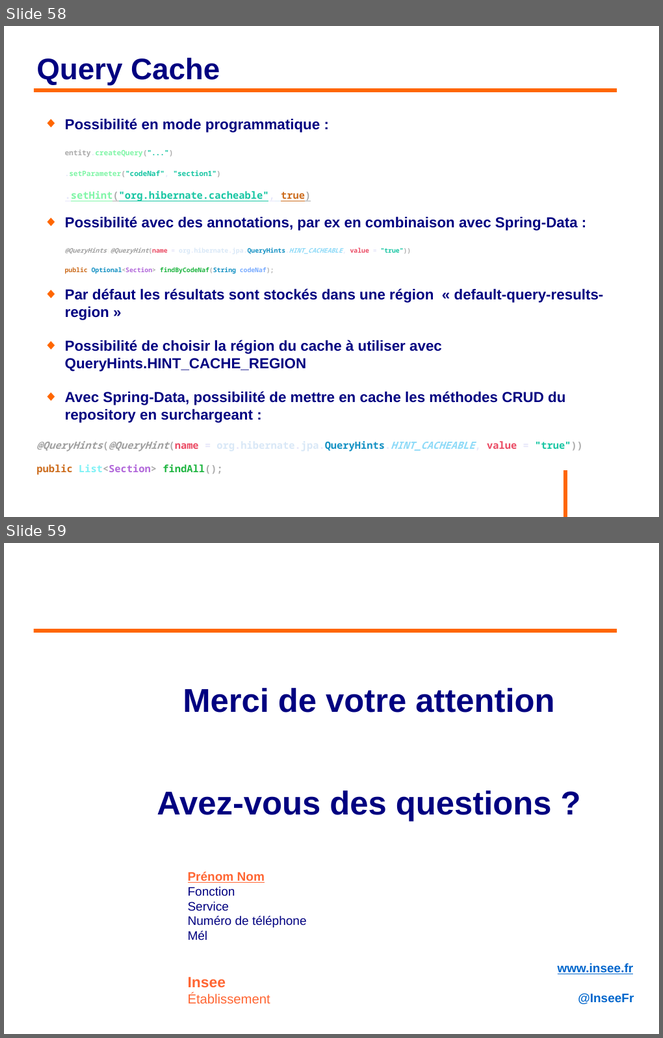
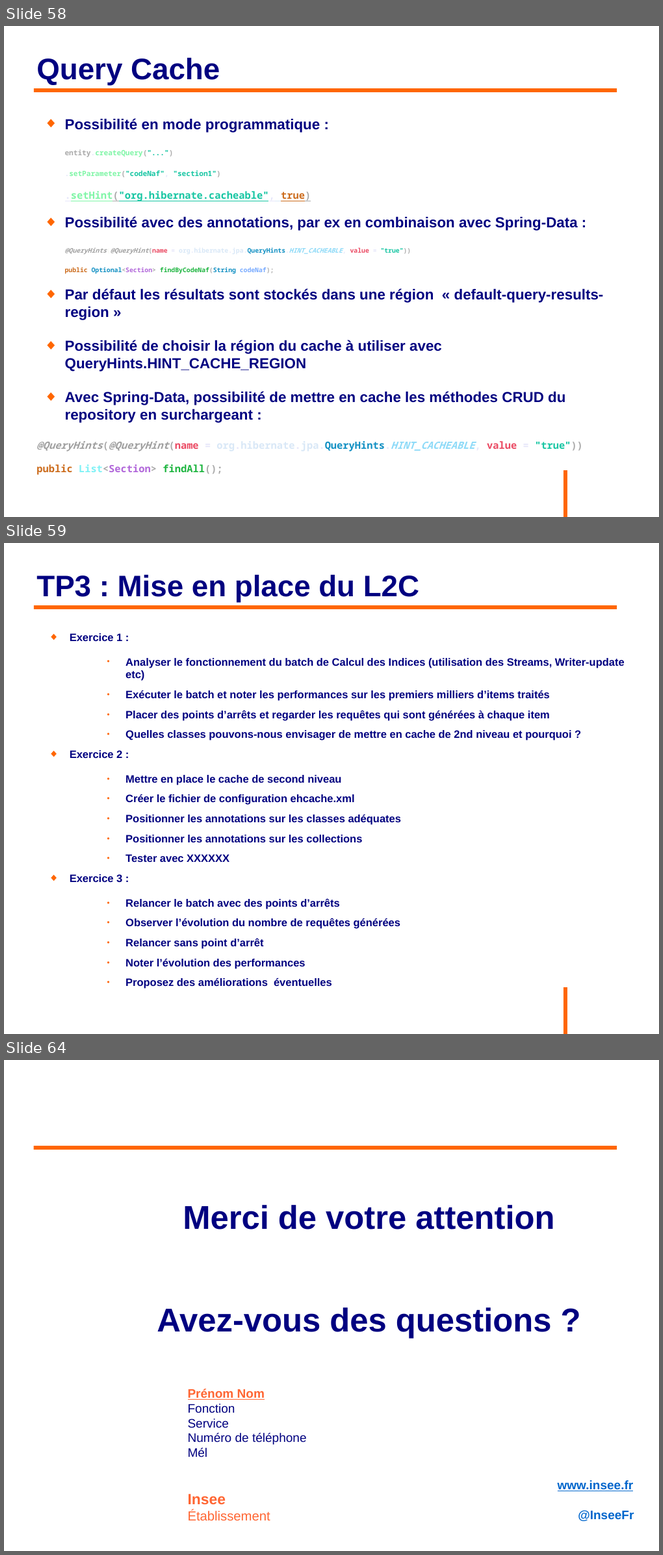
Before and after one commit to philphils/formation-hibernate-avancee, a slide deck: Documentation/diapo_formation_hibernate_avancee.odp. Shown one above the other, each under a label of ours: slides 58 and 59 before the commit, slides 58, 59 and 64 after it; the slides between them are not shown. The pictures are 663x1038 and 663x1555 pixels, drawn with LibreOffice and Linux fonts; fonts in the diff are those of the drawing; background and template pictures are left out. Boxes give left, top, right and bottom in pixels: in the first picture for what was removed or moved away, otherwise in the second. Text is boxed around its words. In the diff, an @@ line names an element or a change of style, - is before the commit and + after.

```diff
--- a/Documentation/diapo_formation_hibernate_avancee.odp
+++ b/Documentation/diapo_formation_hibernate_avancee.odp
@@ slide 59 added at (4,543,659,1034), background #FFFFFF; not listed: 1 template element that a slide beside it also shows @@
@@ title added at (36,575,419,603), 36 pt, text #000080, bold @@
+TP3 : Mise en place du L2C
@@ line added from (34, 607) to (618, 607), #FF6600 4.54 pt @@
@@ text added at (70,633,625,989), 13 pt, text #000080, bold @@
+◆ Exercice 1 :
+    ● Analyser le fonctionnement du batch de Calcul des Indices (utilisation des Streams, Writer-update etc)
+    ● Exécuter le batch et noter les performances sur les premiers milliers d’items traités
+    ● Placer des points d’arrêts et regarder les requêtes qui sont générées à chaque item
+    ● Quelles classes pouvons-nous envisager de mettre en cache de 2nd niveau et pourquoi ?
+◆ Exercice 2 :
+    ● Mettre en place le cache de second niveau
+    ● Créer le fichier de configuration ehcache.xml
+    ● Positionner les annotations sur les classes adéquates
+    ● Positionner les annotations sur les collections
+    ● Tester avec XXXXXX
+◆ Exercice 3 :
+    ● Relancer le batch avec des points d’arrêts
+    ● Observer l’évolution du nombre de requêtes générées
+    ● Relancer sans point d’arrêt
+    ● Noter l’évolution des performances
+    ● Proposez des améliorations éventuelles
@@ what was slide 59 is now slide 64 @@
```
Also in this commit, not shown: 4 other slides added.
